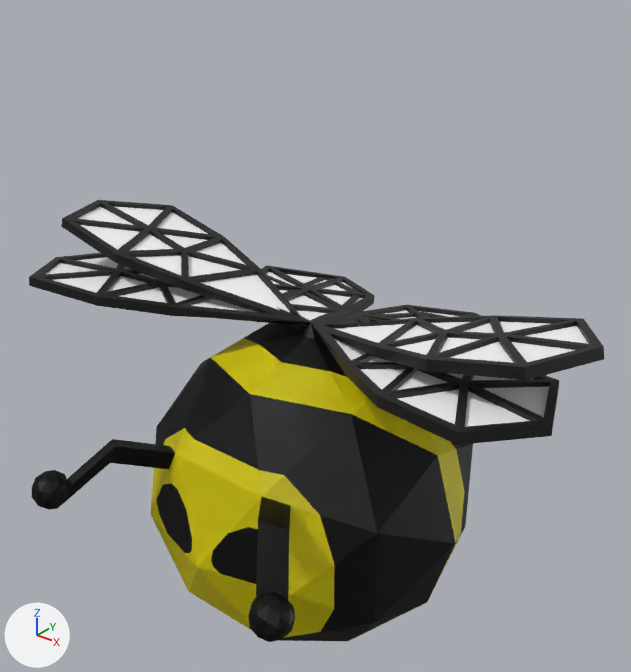
The glTF model RTS/dist/models/Bee.glb, before and after one commit.
One viewpoint serves both versions: a 50 mm camera at (12.49, -15.77, 13.93) aimed at (-0.24, 0.15, 4.07). Lighting does not change. The marker at lower left points along +X, +Y and +Z. The first picture is the older version. Where no turn or scale is listed for an object, it has been applied to the vertices.

The first picture shows 'Bee_F0', 'Bee_F1'.
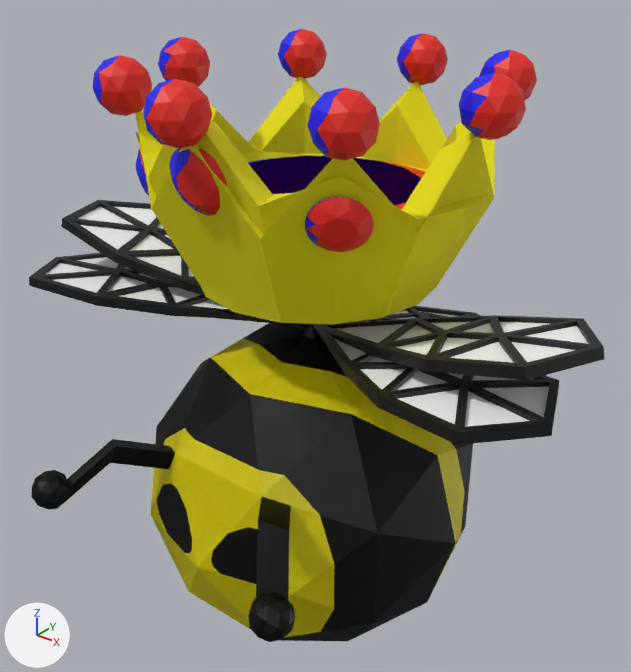
Where the change shows, as pixel boxes [x1, y1, x2, y2] in the pictures (631 x 672 px):
'Red_Crown', added
    after: [99, 29, 537, 324]
    faces in mat_material (yellow #e7de06): [136, 77, 495, 324]
    faces in mat_material_010 (red #e72214): [99, 29, 537, 209]
'Red_Tiara', added
    after: [136, 120, 489, 325]
    faces in mat_material (yellow #e7de06): [136, 120, 489, 325]
    faces in mat_material_010 (red #e72214): [140, 148, 374, 252]
'Blue_Crown', added
    after: [93, 29, 510, 309]
    faces in mat_material (yellow #e7de06): [135, 77, 474, 309]
    faces in mat_material_011 (blue #0f02e7): [93, 29, 510, 205]
'Blue_Tiara', added
    after: [135, 133, 486, 312]
    faces in mat_material (yellow #e7de06): [136, 133, 486, 312]
    faces in mat_material_011 (blue #0f02e7): [135, 148, 344, 251]

Diff of the bpy script that builds the scene:
```diff
--- a/RTS/dist/models/Bee.glb.py
+++ b/RTS/dist/models/Bee.glb.py
@@ mat_material_011 @@
+mat_material_011 = principled_material('Material.011')
+mat_material_011.base_color = (0.00488, 0.000655, 0.8)  # blue #0f02e7
@@ mat_material @@
+mat_material = principled_material('Material')
+mat_material.base_color = (0.8, 0.729, 0.00169)  # yellow #e7de06
+mat_material.roughness = 1.0
@@ mat_material_010 @@
+mat_material_010 = principled_material('Material.010')
+mat_material_010.base_color = (0.8, 0.016, 0.00698)  # red #e72214
@@ me_cylinder @@
+me_cylinder.from_pydata(...)  # 416 vertices, 796 faces; spans x -4.91..4.92, y -4.9..4.94, z -1.66..3.54
+# faces by material slot: [110, 686]
+me_cylinder.materials.append(mat_material)  # yellow #e7de06
+me_cylinder.materials.append(mat_material_011)  # blue #0f02e7
@@ me_dmesh @@
+me_dmesh.from_pydata(...)  # 539 vertices, 1062 faces; spans x -4.08..4.05, y -3.95..4.22, z -1.27..3.51
+# faces by material slot: [952, 110]
+me_dmesh.materials.append(mat_material_011)  # blue #0f02e7
+me_dmesh.materials.append(mat_material)  # yellow #e7de06
@@ me_cylinder_002 @@
+me_cylinder_002.from_pydata(...)  # 416 vertices, 796 faces; spans x -4.91..4.92, y -4.9..4.94, z -1.66..3.54
+# faces by material slot: [110, 686]
+me_cylinder_002.materials.append(mat_material)  # yellow #e7de06
+me_cylinder_002.materials.append(mat_material_010)  # red #e72214
@@ me_dmesh_003 @@
+me_dmesh_003.from_pydata(...)  # 539 vertices, 1062 faces; spans x -4.08..4.05, y -3.95..4.22, z -1.27..3.51
+# faces by material slot: [952, 110]
+me_dmesh_003.materials.append(mat_material_010)  # red #e72214
+me_dmesh_003.materials.append(mat_material)  # yellow #e7de06
@@ ob_blue_crown @@
+ob_blue_crown = bpy.data.objects.new('Blue_Crown', me_cylinder)
+ob_blue_crown.location = (0.03, -0.12, 7.62)
@@ ob_blue_tiara @@
+ob_blue_tiara = bpy.data.objects.new('Blue_Tiara', me_dmesh)
+ob_blue_tiara.location = (0.02, -0.29, 7.2)
@@ ob_red_crown @@
+ob_red_crown = bpy.data.objects.new('Red_Crown', me_cylinder_002)
+ob_red_crown.location = (0.06, -0.12, 7.62)
@@ ob_red_tiara @@
+ob_red_tiara = bpy.data.objects.new('Red_Tiara', me_dmesh_003)
+ob_red_tiara.location = (0.04, -0.29, 7.2)
```
